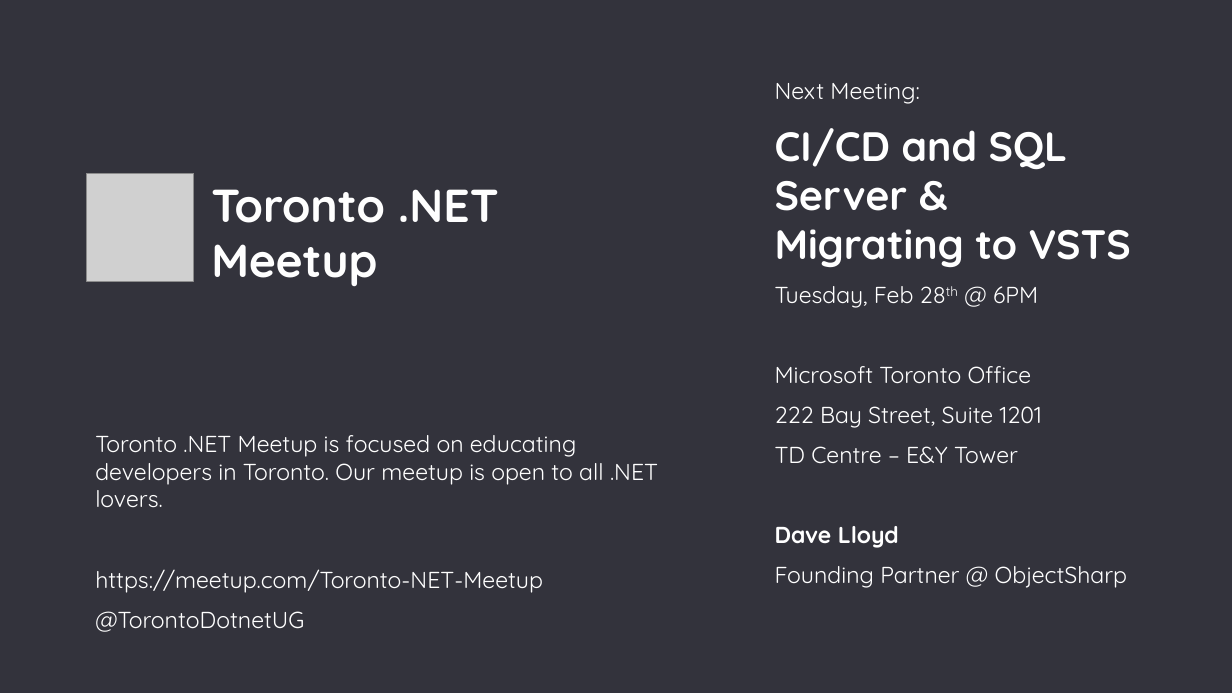
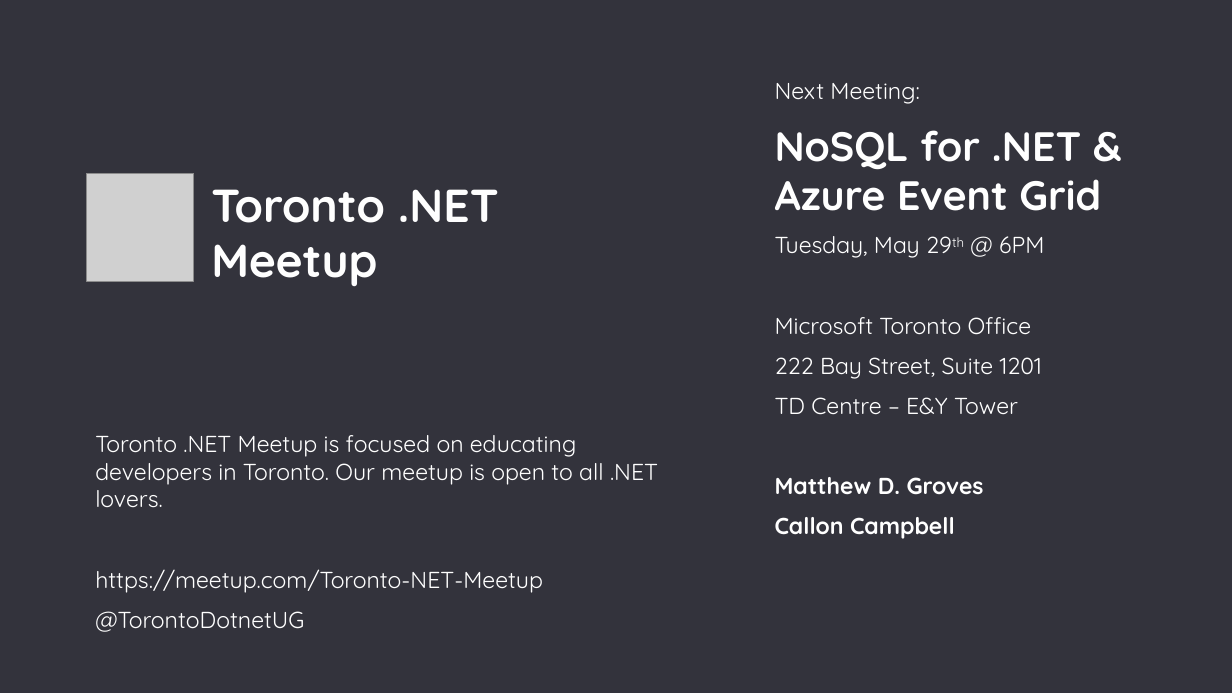
Before and after one commit to TorontoMobileDevelopers/Presentations, a slide deck: slide 7 of 2018-05-15_Build_HttpTracer_XF3/2018-05-15_Build_HttpTracer_XF3.pptx. Drawn at 1232x693 pixels with LibreOffice and Linux fonts; fonts in the diff are those of the drawing; grey boxes stand for pictures; background and template pictures are left out. Boxes give left, top, right and bottom in pixels: in the first picture for what was removed or moved away, otherwise in the second. Text is boxed around its words. In the diff, an @@ line names an element or a change of style, - is before the commit and + after.

```diff
--- a/2018-05-15_Build_HttpTracer_XF3/2018-05-15_Build_HttpTracer_XF3.pptx
+++ b/2018-05-15_Build_HttpTracer_XF3/2018-05-15_Build_HttpTracer_XF3.pptx
@@ text at bbox=[775, 130, 1101, 258]: text changed @@
-CI/CD and SQL Server & Migrating to VSTS
-Tuesday, Feb 28th @ 6PM
+NoSQL for .NET & Azure Event Grid
+Tuesday, May 29th @ 6PM
@@ text at bbox=[775, 477, 984, 539]: text changed; bold on @@
-Dave Lloyd
-Founding Partner @ ObjectSharp
+Matthew D. Groves
+Callon Campbell
```
Also in this commit, not shown: 7 other slides changed, 29 slides added, 1 slide removed, 1 other file.
